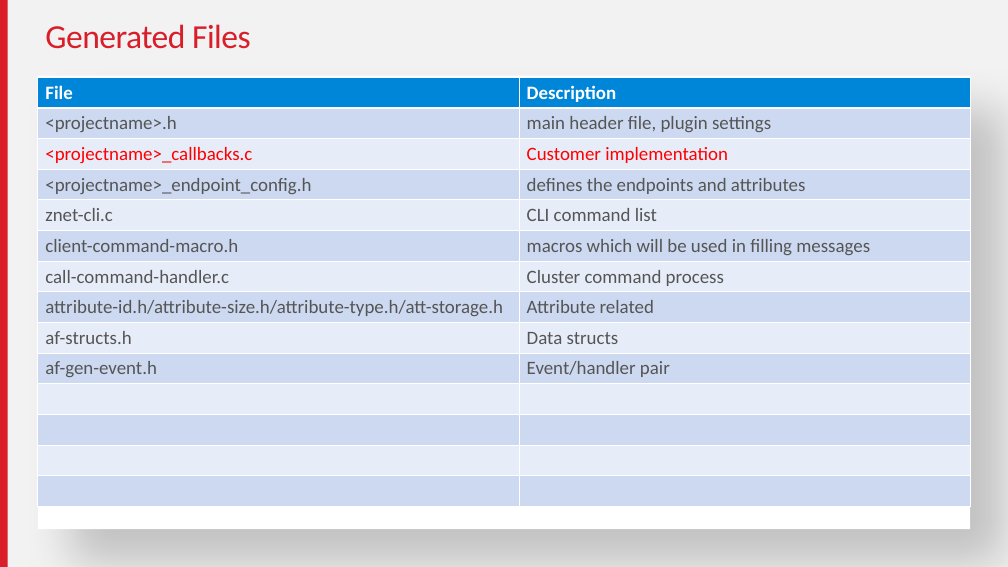
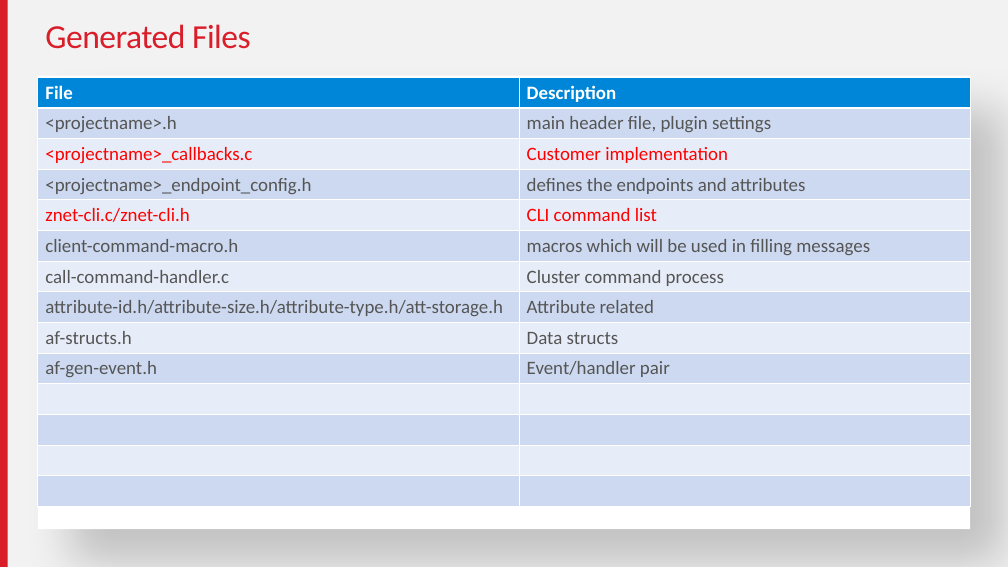
Before and after one commit to MarkDing/IoT-Developer-Boot-Camp-Wiki, a slide deck: slide 25 of zigbee/EmberZnet and WSTK.pptx. Drawn at 1008x567 pixels with LibreOffice and Linux fonts; fonts in the diff are those of the drawing. Boxes give left, top, right and bottom in pixels: in the first picture for what was removed or moved away, otherwise in the second. Text is boxed around its words. In the diff, an @@ line names an element or a change of style, - is before the commit and + after.

```diff
--- a/zigbee/EmberZnet and WSTK.pptx
+++ b/zigbee/EmberZnet and WSTK.pptx
@@ table at (38, 77, 971, 507) @@
-row 5, column 1: znet-cli.c
+row 5, column 1: znet-cli.c/znet-cli.h
@@ text colour #555555 to #FF0000 in "CLI command list" @@
```
Also in this commit, not shown: 6 other files.
